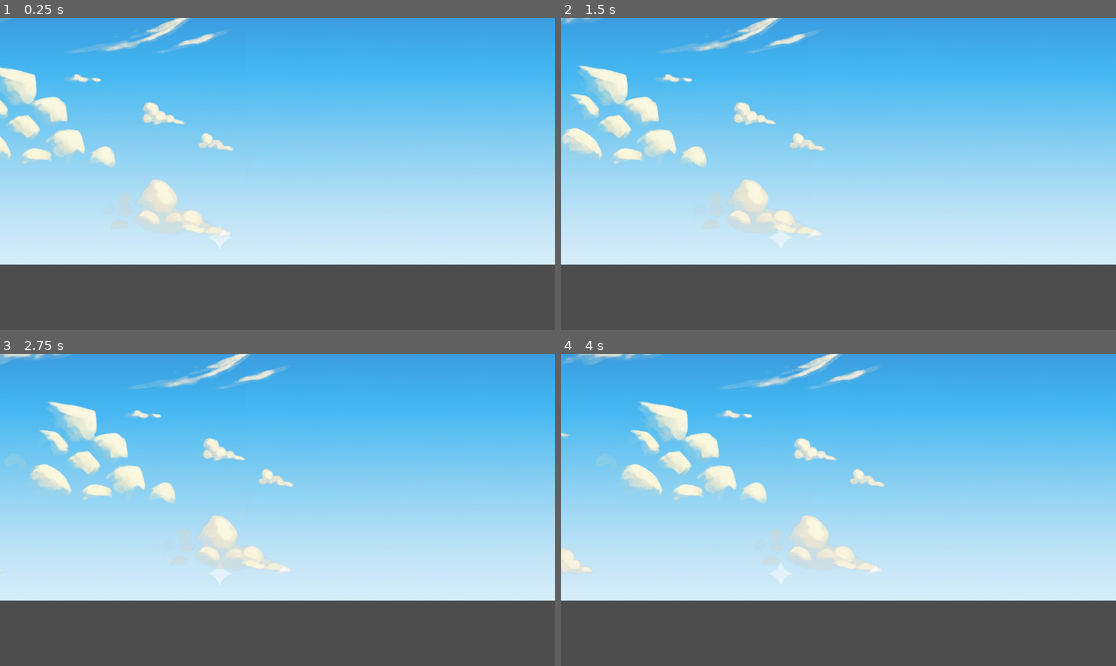
Above: before the commit, frames 1-4 (two rows, left to right).
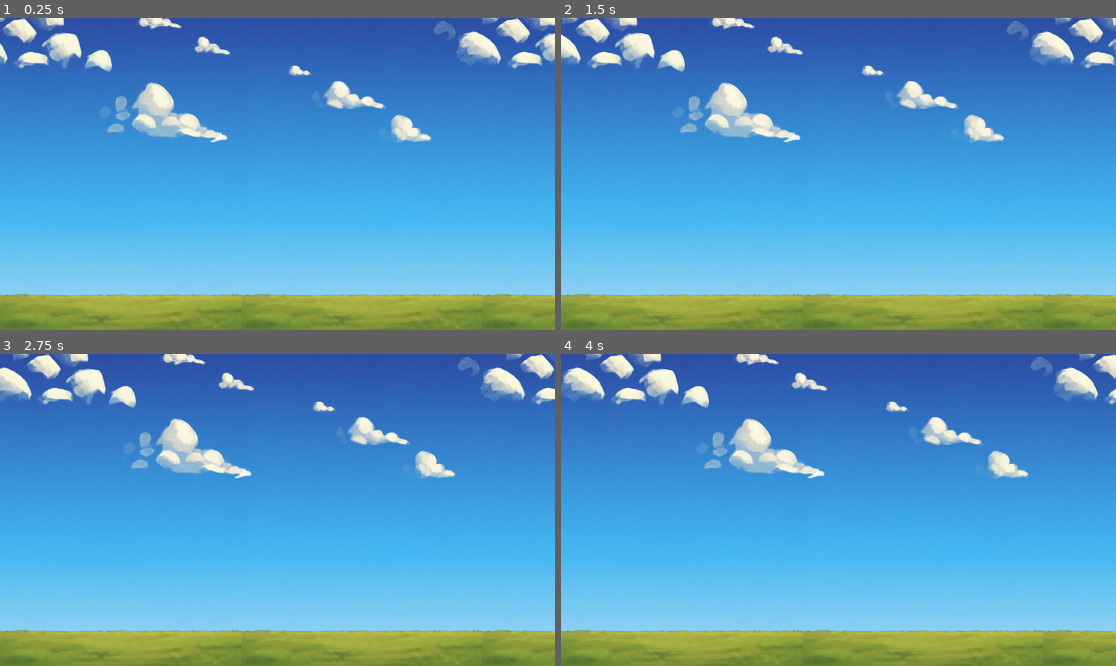
Above: after the commit, the same moments.

Repository: elminsterii/MyFunnyWorld
Game: Godot game, scene res://main.tscn
Same seed, same stepped clock (60 frames per second), same inputs: the game is played once before the commit and once after it.
Inputs:
- Up to frame 1 (0.25 s): no input
- Up to frame 2 (1.5 s): no input
- Up to frame 3 (2.75 s): no input
- Up to frame 4 (4 s): no input

The runs differ from the first frame. In frame 1, 100% of the frame differs, in the area x 0-100%, y 0-100%; in frame 2, 100%; in frame 3, 100%; in frame 4, 100%.

Commit message:
initial file/folder structure and make more scenes.

Diff:
--- a/background.tscn
+++ /dev/null
@@ -1,29 +0,0 @@
-[gd_scene load_steps=5 format=3 uid="uid://b5nhjhw7dcfdl"]
-
-[ext_resource type="Texture2D" uid="uid://dso4j4m7gyjij" path="res://resource/texture/sky.png" id="1_oabld"]
-[ext_resource type="Texture2D" uid="uid://lgatujowm053" path="res://resource/texture/cloud.png" id="2_i7s6n"]
-[ext_resource type="Shader" uid="uid://txxmavskgcqr" path="res://background.gdshader" id="2_xehqc"]
-
-[sub_resource type="ShaderMaterial" id="ShaderMaterial_xehqc"]
-shader = ExtResource("2_xehqc")
-shader_parameter/threshold = 0.71600003401
-shader_parameter/softness = 0.226000010735
-
-[node name="Backgrounds" type="Node2D"]
-
-[node name="Sky" type="Parallax2D" parent="."]
-scroll_scale = Vector2(0, 0)
-repeat_size = Vector2(1024, 0)
-
-[node name="Sky" type="Sprite2D" parent="Sky"]
-texture = ExtResource("1_oabld")
-
-[node name="Parallax2D" type="Parallax2D" parent="."]
-z_index = 10
-scroll_scale = Vector2(0.5, 0.5)
-repeat_size = Vector2(1024, 0)
-autoscroll = Vector2(50, 0)
-
-[node name="Cloud" type="Sprite2D" parent="Parallax2D"]
-material = SubResource("ShaderMaterial_xehqc")
-texture = ExtResource("2_i7s6n")
--- a/character.tscn
+++ b/characters/character.tscn
@@ -5,7 +5,7 @@
 
 [node name="Character" type="RigidBody2D"]
 
-[node name="Sprite2D" type="Sprite2D" parent="."]
+[node name="Image" type="Sprite2D" parent="."]
 
 [node name="CollisionShape2D" type="CollisionShape2D" parent="."]
 shape = SubResource("CircleShape2D_vu45j")
--- a/floor.tscn
+++ /dev/null
@@ -1,3 +0,0 @@
-[gd_scene format=3 uid="uid://vdelum737ihm"]
-
-[node name="Floor" type="Node2D"]
--- a/main.tscn
+++ b/main.tscn
@@ -1,7 +1,11 @@
-[gd_scene load_steps=2 format=3 uid="uid://c50xb1g0r076h"]
+[gd_scene load_steps=3 format=3 uid="uid://c50xb1g0r076h"]
 
-[ext_resource type="PackedScene" uid="uid://b5nhjhw7dcfdl" path="res://background.tscn" id="1_ig7tw"]
+[ext_resource type="PackedScene" uid="uid://b5nhjhw7dcfdl" path="res://zones/backgrounds/background.tscn" id="1_ig7tw"]
+[ext_resource type="PackedScene" uid="uid://vdelum737ihm" path="res://zones/backgrounds/ground.tscn" id="2_0xm2m"]
 
 [node name="Main" type="Node2D"]
 
 [node name="Backgrounds" parent="." instance=ExtResource("1_ig7tw")]
+
+[node name="Ground" parent="." instance=ExtResource("2_0xm2m")]
+z_index = 10
--- /dev/null
+++ b/zones/backgrounds/background.tscn
@@ -0,0 +1,33 @@
+[gd_scene load_steps=5 format=3 uid="uid://b5nhjhw7dcfdl"]
+
+[ext_resource type="Texture2D" uid="uid://dso4j4m7gyjij" path="res://texture/sky.png" id="1_oabld"]
+[ext_resource type="Texture2D" uid="uid://lgatujowm053" path="res://texture/cloud.png" id="2_i7s6n"]
+[ext_resource type="Shader" uid="uid://txxmavskgcqr" path="res://zones/backgrounds/background.gdshader" id="2_xehqc"]
+
+[sub_resource type="ShaderMaterial" id="ShaderMaterial_xehqc"]
+shader = ExtResource("2_xehqc")
+shader_parameter/threshold = 0.71600003401
+shader_parameter/softness = 0.226000010735
+
+[node name="Backgrounds" type="Node2D"]
+
+[node name="Sky" type="Parallax2D" parent="."]
+scroll_scale = Vector2(0, 0)
+scroll_offset = Vector2(0, 300)
+repeat_size = Vector2(1024, 0)
+repeat_times = 3
+
+[node name="Image" type="Sprite2D" parent="Sky"]
+texture = ExtResource("1_oabld")
+
+[node name="Cloud" type="Parallax2D" parent="."]
+z_index = 10
+scroll_scale = Vector2(0.5, 0.5)
+scroll_offset = Vector2(0, -200)
+repeat_size = Vector2(1024, 0)
+autoscroll = Vector2(20, 0)
+repeat_times = 3
+
+[node name="Image" type="Sprite2D" parent="Cloud"]
+material = SubResource("ShaderMaterial_xehqc")
+texture = ExtResource("2_i7s6n")
--- /dev/null
+++ b/zones/backgrounds/ground.tscn
@@ -0,0 +1,29 @@
+[gd_scene load_steps=4 format=3 uid="uid://vdelum737ihm"]
+
+[ext_resource type="Texture2D" uid="uid://cdr1s5alp8juf" path="res://texture/ground.png" id="1_qf1tf"]
+
+[sub_resource type="PhysicsMaterial" id="PhysicsMaterial_qf1tf"]
+friction = 2.0
+bounce = 0.2
+
+[sub_resource type="WorldBoundaryShape2D" id="WorldBoundaryShape2D_qf1tf"]
+distance = -605.0
+
+[node name="Ground" type="Node2D"]
+
+[node name="Ground" type="Parallax2D" parent="."]
+scroll_scale = Vector2(0, 0)
+repeat_size = Vector2(500, 0)
+repeat_times = 3
+
+[node name="Ground" type="StaticBody2D" parent="Ground"]
+physics_material_override = SubResource("PhysicsMaterial_qf1tf")
+
+[node name="Image" type="Sprite2D" parent="Ground/Ground"]
+texture_repeat = 2
+position = Vector2(251, 491)
+texture = ExtResource("1_qf1tf")
+region_rect = Rect2(0, 0, 0, 500)
+
+[node name="CollisionShape2D" type="CollisionShape2D" parent="Ground/Ground"]
+shape = SubResource("WorldBoundaryShape2D_qf1tf")
Renamed: resource/texture/cloud.png -> texture/cloud.png
Not shown, changed: texture/cloud.png.import
Binary file added: texture/ground.png
Not shown, changed: texture/ground.png.import
Renamed: resource/texture/sky.png -> texture/sky.png
Not shown, added: texture/sky.png.import
Renamed: background.gdshader -> zones/backgrounds/background.gdshader
Renamed: background.gdshader.uid -> zones/backgrounds/background.gdshader.uid
Renamed: world.tscn -> zones/backgrounds/world.tscn
